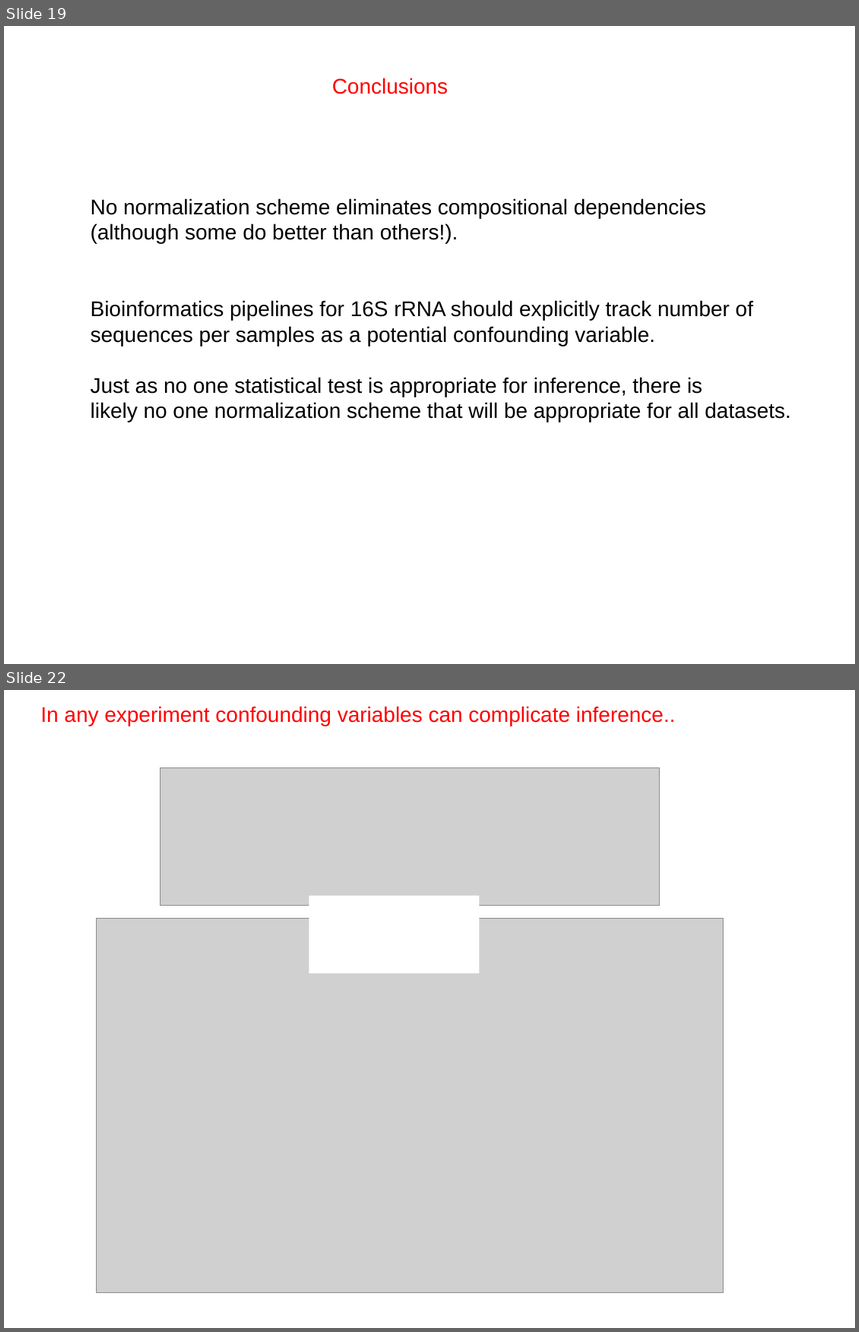
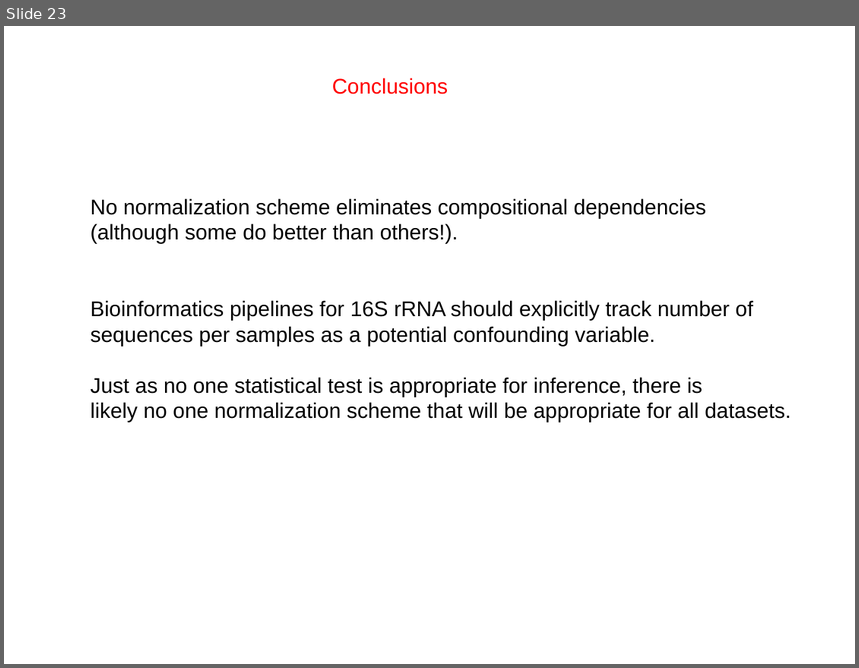
Before and after one commit to afodor/afodor.github.io, a slide deck: classes/stats2017/Lecture22.pptx. Shown one above the other, each under a label of ours: slides 19 and 22 before the commit, slide 23 after it; the slides between them are not shown. The pictures are 859x1332 and 859x668 pixels, drawn with LibreOffice and Linux fonts; fonts in the diff are those of the drawing; grey boxes stand for pictures. Boxes give left, top, right and bottom in pixels: in the first picture for what was removed or moved away, otherwise in the second. Text is boxed around its words. In the diff, an @@ line names an element or a change of style, - is before the commit and + after.

```diff
--- a/classes/stats2017/Lecture22.pptx
+++ b/classes/stats2017/Lecture22.pptx
@@ slide 22 removed at (4, 690, 855, 1328), background #FFFFFF @@
@@ text removed at (40, 706, 676, 726) @@
-In any experiment confounding variables can complicate inference..
@@ picture removed at (160, 768, 658, 905) @@
@@ rectangle removed at (309, 896, 479, 974) @@
@@ picture removed at (96, 918, 723, 1293) @@
@@ what was slide 19 is now slide 23 @@
```
Also in this commit, not shown: 1 slide changed, 5 slides added, 2 other slides removed, 1 other file.
